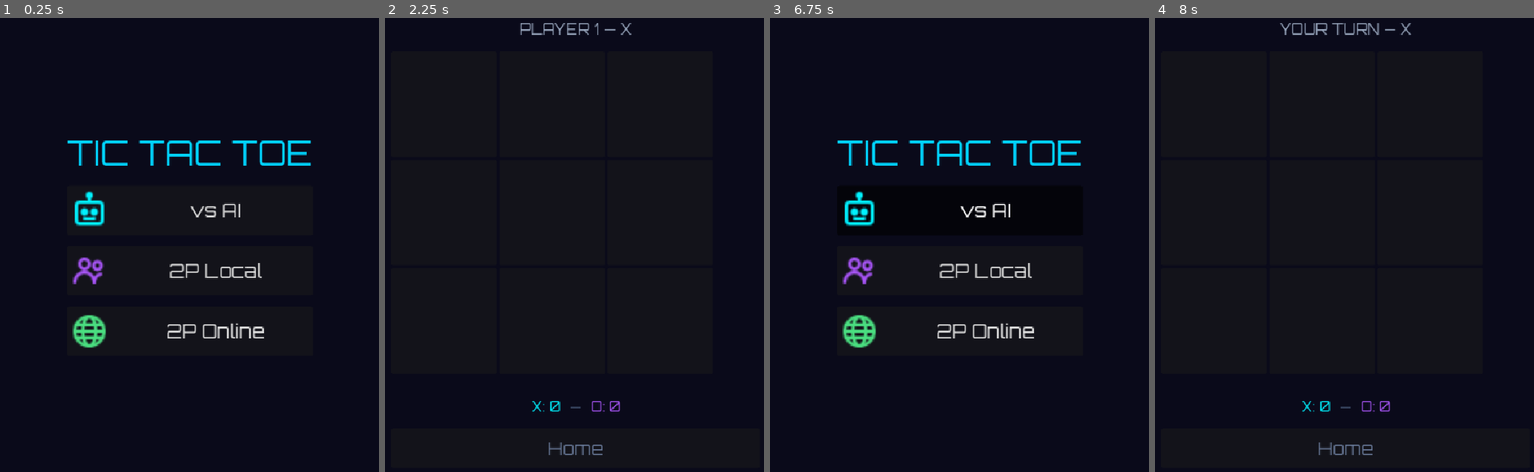
Above: before the commit, frames 1-4 (left to right).
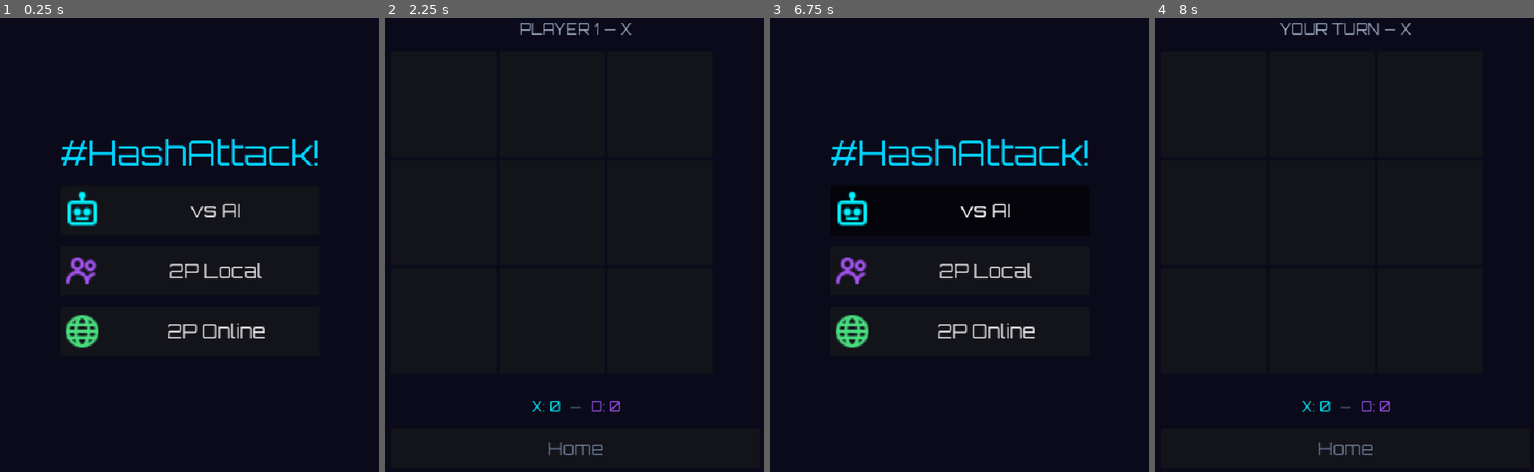
Above: after the commit, the same moments.

Repository: weilies/nexus-arcade
Game: Godot game, scene res://scenes/MainMenu.tscn
Two runs of this game, one before a commit and one after it. Both use one fixed random seed, a clock stepped at 60 frames per second and the inputs below.
Inputs (mouse positions are in pixels of both pictures, inside the frame that each line leads up to):
- Up to frame 1 (0.25 s): no input
- Up to frame 2 (2.25 s): click "vs AI" at 0.5 s; click "Back" at 1.25 s; click "2P Local" at 2 s
- Up to frame 3 (6.75 s): click "Home" at 2.75 s; click "2P Online" at 3.5 s; click (936, 245) at 4.27 s; type "12" at 4.35 s; click "+ Create Room" at 5 s; click "Back" at 5.75 s; tap Enter at 6.5 s; move the mouse to (1058, 213) at 6.52 s; hold Up from 6.53 s (still down); hold Enter from 6.53 s (still down); click (1058, 213) at 6.67 s
- Up to frame 4 (8 s): release Up at 7.25 s; release Enter at 7.25 s; click "Easy" at 7.25 s

The runs differ from the first frame. In frame 1, 3.6% of the frame differs, in the area x 16-84%, y 26-73%; in frame 2, nothing differs; in frame 3, 3.6%; in frame 4, nothing differs.

Commit message:
feat: add Bridge, ProfileRow, BtnSignIn, BtnLeaderboard to MainMenu

Diff:
--- a/games/tic-tac-toe/scenes/MainMenu.tscn
+++ b/games/tic-tac-toe/scenes/MainMenu.tscn
@@ -1,10 +1,11 @@
-[gd_scene load_steps=6 format=3 uid="uid://main_menu"]
+[gd_scene load_steps=7 format=3 uid="uid://main_menu"]
 
 [ext_resource type="Script" path="res://scenes/MainMenu.gd" id="1_mainmenu"]
 [ext_resource type="Texture2D" path="res://images/icon-robot.svg" id="2_robot"]
 [ext_resource type="Texture2D" path="res://images/icon-users.svg" id="3_users"]
 [ext_resource type="Texture2D" path="res://images/icon-globe.svg" id="4_globe"]
 [ext_resource type="FontFile" path="res://fonts/Orbitron.ttf" id="5_font"]
+[ext_resource type="Script" path="res://scripts/PortalBridge.gd" id="6_bridge"]
 
 [node name="MainMenu" type="Control"]
 layout_mode = 3
@@ -19,6 +20,9 @@
 anchor_right = 1.0
 anchor_bottom = 1.0
 color = Color(0.039, 0.039, 0.102, 1)
+
+[node name="Bridge" type="Node" parent="."]
+script = ExtResource("6_bridge")
 
 [node name="VBoxContainer" type="VBoxContainer" parent="."]
 layout_mode = 1
@@ -36,11 +40,45 @@
 
 [node name="LblTitle" type="Label" parent="VBoxContainer"]
 layout_mode = 2
-text = "TIC TAC TOE"
+text = "#HashAttack!"
 theme_override_fonts/font = ExtResource("5_font")
 theme_override_font_sizes/font_size = 56
 theme_override_colors/font_color = Color(0, 0.831, 1, 1)
 horizontal_alignment = 1
+
+[node name="ProfileRow" type="HBoxContainer" parent="VBoxContainer"]
+visible = false
+layout_mode = 2
+alignment = 1
+
+[node name="LblProfileIcon" type="Label" parent="VBoxContainer/ProfileRow"]
+layout_mode = 2
+text = ""
+theme_override_fonts/font = ExtResource("5_font")
+theme_override_font_sizes/font_size = 24
+horizontal_alignment = 1
+
+[node name="LblUsername" type="Label" parent="VBoxContainer/ProfileRow"]
+layout_mode = 2
+text = ""
+theme_override_fonts/font = ExtResource("5_font")
+theme_override_font_sizes/font_size = 24
+horizontal_alignment = 1
+
+[node name="LblPoints" type="Label" parent="VBoxContainer/ProfileRow"]
+layout_mode = 2
+text = ""
+theme_override_fonts/font = ExtResource("5_font")
+theme_override_font_sizes/font_size = 24
+horizontal_alignment = 1
+
+[node name="BtnSignIn" type="Button" parent="VBoxContainer"]
+visible = false
+layout_mode = 2
+custom_minimum_size = Vector2(360, 80)
+text = "SIGN IN"
+theme_override_fonts/font = ExtResource("5_font")
+theme_override_font_sizes/font_size = 30
 
 [node name="BtnVsAI" type="Button" parent="VBoxContainer"]
 layout_mode = 2
@@ -71,3 +109,11 @@
 theme_override_fonts/font = ExtResource("5_font")
 theme_override_font_sizes/font_size = 30
 theme_override_constants/icon_max_width = 64
+
+[node name="BtnLeaderboard" type="Button" parent="VBoxContainer"]
+visible = false
+layout_mode = 2
+custom_minimum_size = Vector2(360, 80)
+text = ""
+theme_override_fonts/font = ExtResource("5_font")
+theme_override_font_sizes/font_size = 30
